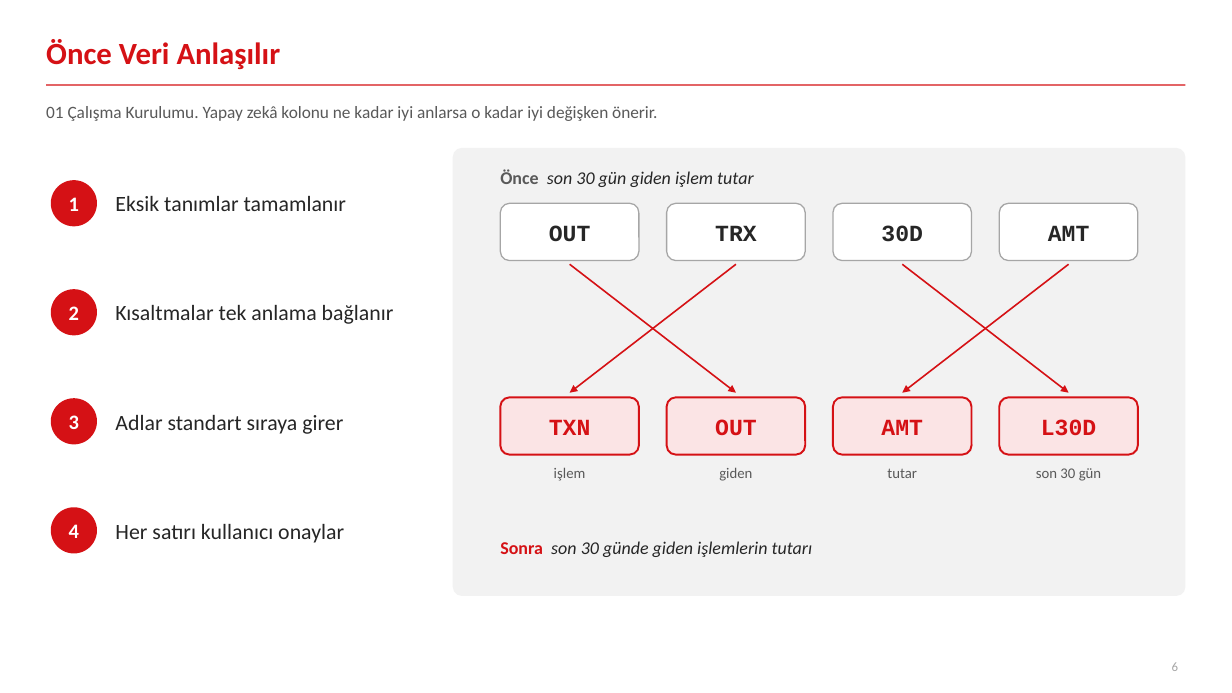
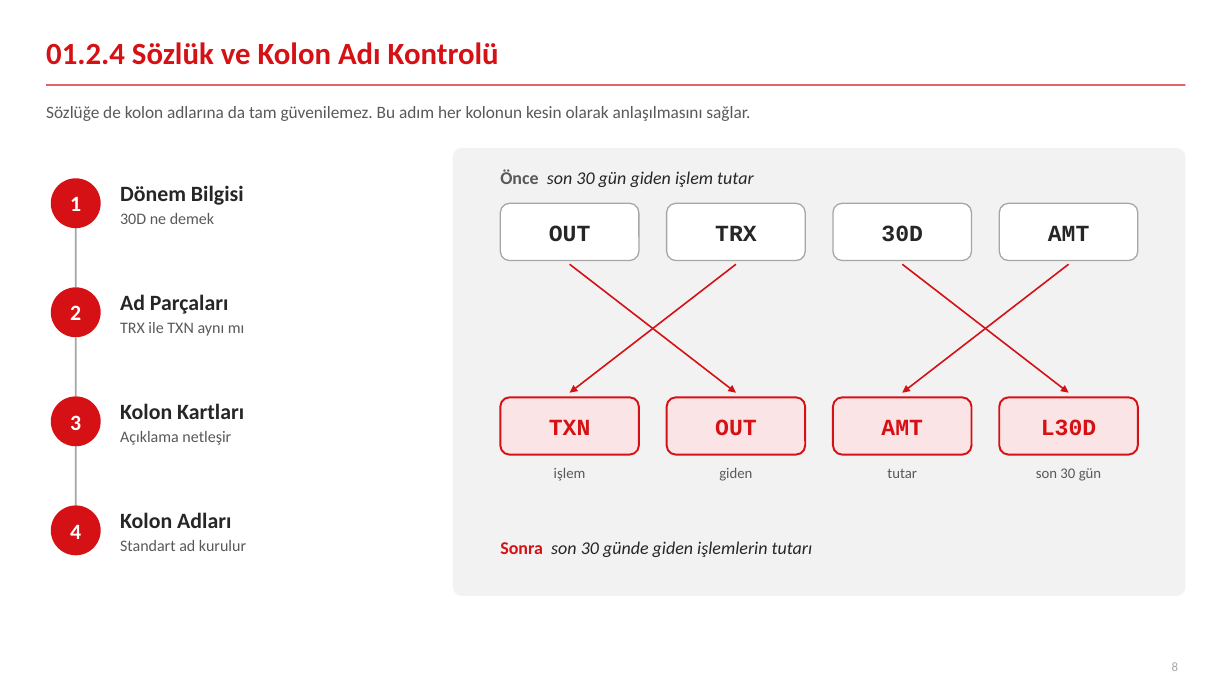
Before and after one commit to canmergen/amp, a slide deck: slide 8 of analitik_modelleme_platformu_GUNCEL/sunum/Platform_Sunum_Sade.pptx (slide 6 before the commit). Drawn at 1232x693 pixels with LibreOffice and Linux fonts; fonts in the diff are those of the drawing. Boxes give left, top, right and bottom in pixels: in the first picture for what was removed or moved away, otherwise in the second. Text is boxed around its words. In the diff, an @@ line names an element or a change of style, - is before the commit and + after.

```diff
--- a/analitik_modelleme_platformu_GUNCEL/sunum/Platform_Sunum_Sade.pptx
+++ b/analitik_modelleme_platformu_GUNCEL/sunum/Platform_Sunum_Sade.pptx
@@ title at (46,42,499,65): text changed @@
-Önce Veri Anlaşılır
+01.2.4 Sözlük ve Kolon Adı Kontrolü
@@ text at (46,106,750,121): text changed @@
-01 Çalışma Kurulumu. Yapay zekâ kolonu ne kadar iyi anlarsa o kadar iyi değişken önerir.
+Sözlüğe de kolon adlarına da tam güvenilemez. Bu adım her kolonun kesin olarak anlaşılmasını sağlar.
@@ ellipse: place and size @@
-ellipse at (51,180,97,226)
+ellipse at (51,178,101,228)
@@ text removed at (115,196,346,211) @@
-Eksik tanımlar tamamlanır
@@ text added at (120,185,244,224), 17 pt, text #262626, bold @@
+Dönem Bilgisi
+30D ne demek
@@ line added from (76, 228) to (76, 287), #A6A6A6 1.5 pt @@
@@ ellipse: place and size @@
-ellipse at (51,289,97,335)
+ellipse at (51,287,101,337)
@@ text added at (120,294,244,336), 12.5 pt, text #595959 @@
+Ad Parçaları
+TRX ile TXN aynı mı
@@ text removed at (115,305,394,324) @@
-Kısaltmalar tek anlama bağlanır
@@ line added from (76, 337) to (76, 396), #A6A6A6 1.5 pt @@
@@ ellipse: place and size @@
-ellipse at (51,398,97,445)
+ellipse at (51,396,101,446)
@@ text removed at (115,415,343,434) @@
-Adlar standart sıraya girer
@@ text added at (120,403,244,445), 12.5 pt, text #595959 @@
+Kolon Kartları
+Açıklama netleşir
@@ line added from (76, 446) to (76, 506), #A6A6A6 1.5 pt @@
@@ size 16 to 17 pt in 4 elements at (70,196,81,211), (70,305,81,320), (70,415,81,430), (70,524,81,539) @@
@@ ellipse: place and size @@
-ellipse at (51,507,97,554)
+ellipse at (51,506,101,555)
@@ text removed at (115,524,344,543) @@
-Her satırı kullanıcı onaylar
@@ text added at (120,512,246,551), 12.5 pt, text #595959 @@
+Kolon Adları
+Standart ad kurulur
```
Also in this commit, not shown: 3 other slides changed, 9 slides added, 3 slides removed, 1 other file.
